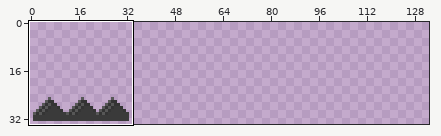
Edited in one commit: sprite sheet (Assigment 1/Output/Assets/Textures/spikes.png). The first picture is a wide view before the edit; the outline marks the close-up.
Close-up. As it was:
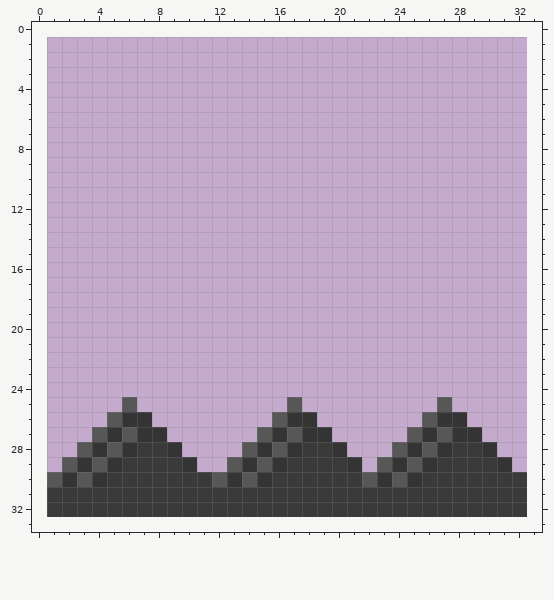
The file is 32x32 pixels. Colours within 5 levels of each other are drawn and written as one. Shown: x 0..33, y 0..33. The old version is drawn lined up with the new one, on the new canvas. The commit also changed other parts of the picture, which this record leaves out.
The result:
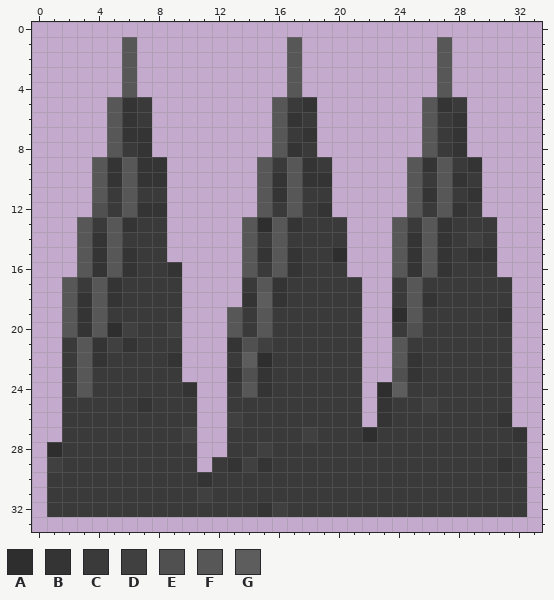
Palette (. is transparent): A #2e2e2e  B #343434  C #3a3a3a  D #404040  E #505050  F #575757  G #5d5d5d
Edits made:
canvas 32x32 -> 133x34, the old top-left corner now at 1,1
Changed rows in their new state; - is an unchanged pixel.
first column x 1:
 1 -----F----------F---------F-----
 2 -----F----------F---------F-----
 3 -----F----------F---------F-----
 4 -----F----------F---------F-----
 5 ----FBC--------FCB-------FBC----
 6 ----FBC--------FBC-------FCB----
 7 ----FBB--------FCB-------FCB----
 8 ----FCB--------FBC-------FCB----
 9 ---FBFBB------FCFBC-----FBFCB---
10 ---FBFBB------FBFBB-----FCFBC---
11 ---FCFCC------FBFCC-----FBFCB---
12 ---ECFBB------FCFCB-----FCFBC---
13 --FCFBCC-----FAFBCCC---FCFBCCC--
14 --FBFCCC-----FCFCCCC---FBFBCDC--
15 --FBFBCC-----FBFBCCA---FBFBCBB--
16 --FBFBCCB----FCFBCCC---FBFBCCC--
17 -FCFBCCCC----CFBCCCCC--CFCCCCCC-
18 -FBFBCCCC----BGBCCCCC--CFBCCCCC-
19 -FBFCCCCC---FCFCCCCCC--AFCCCCCB-
20 -FBFADCCD---FCFCCCCCC--CECCCCCC-
21 -CFBDBCCC---BEDCCCCCC--FCCCCCCC-
22 -CFBCCCCB---CGACCCCCC--FBCCCCCC-
23 -CFCCCCCC---BEBCCCCCC--EBCCCCCC-
24 -CFCCCCCCB--CFBCCCCCC-AGCCCCCCC-
25 -CCCCCBCCC--CCCCCCCCC-BCCDCCCCC-
26 -CCCCCCCCC--DCCCCCCCC-BCCCCCCCB-
27 -CCCCCCCCD--CCCCCDCCCACCCCCCCCCB
28 ACCCCC--CC--CCDCC--CCCCCCCC--CCC
29 DCCCC----C-CBDBC----CCCCCC-----C
30 CCCC------BCCCC------CCCC-------
31 ----------D---------------------
32 --------------BD----------------
Changed places in both close-ups, as pixel boxes (x1, y1, x2, y2):
changed: (47, 37, 527, 517)
